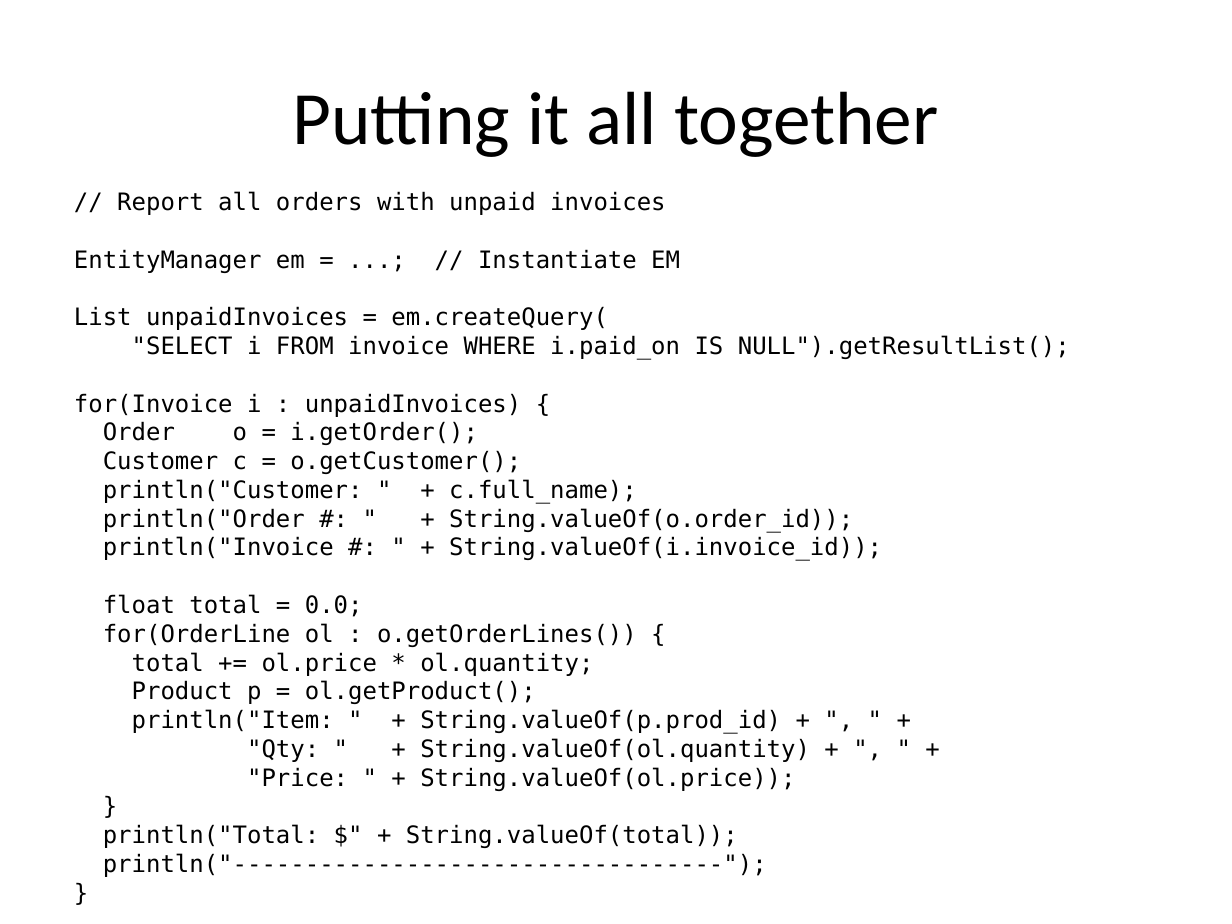
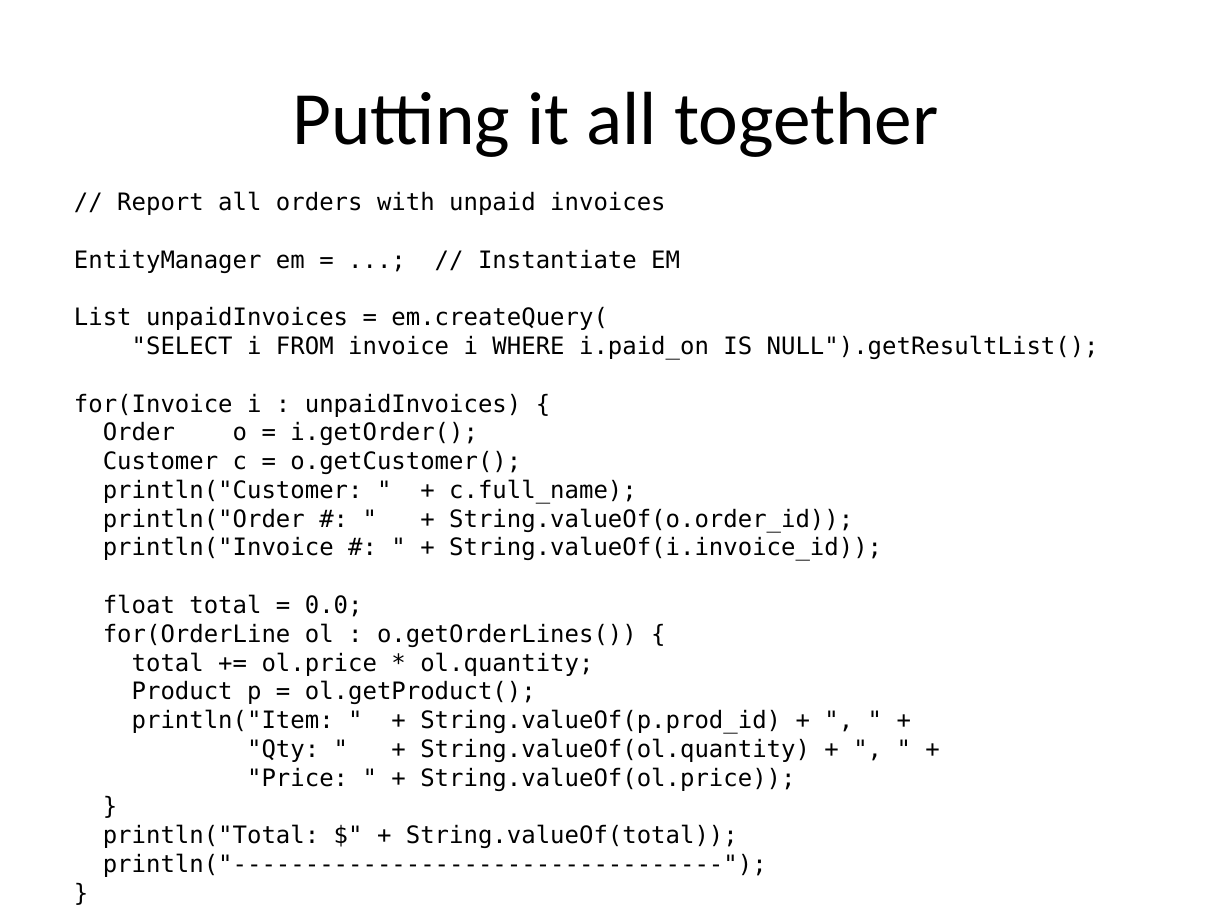
Before and after one commit to yazduni-cs/database-fall2018, a slide deck: slide 43 of lectures/lecture25/Lecture25-ORM.pptx. Drawn at 1232x924 pixels with LibreOffice and Linux fonts; fonts in the diff are those of the drawing. Boxes give left, top, right and bottom in pixels: in the first picture for what was removed or moved away, otherwise in the second. Text is boxed around its words. In the diff, an @@ line names an element or a change of style, - is before the commit and + after.

Commit message:
Updated lec25

```diff
--- a/lectures/lecture25/Lecture25-ORM.pptx
+++ b/lectures/lecture25/Lecture25-ORM.pptx
@@ text at [132, 335, 1099, 360]: text changed @@
-"SELECT i FROM invoice WHERE i.paid_on IS NULL").getResultList();
+"SELECT i FROM invoice i WHERE i.paid_on IS NULL").getResultList();
```
Also in this commit, not shown: 3 other slides changed.
